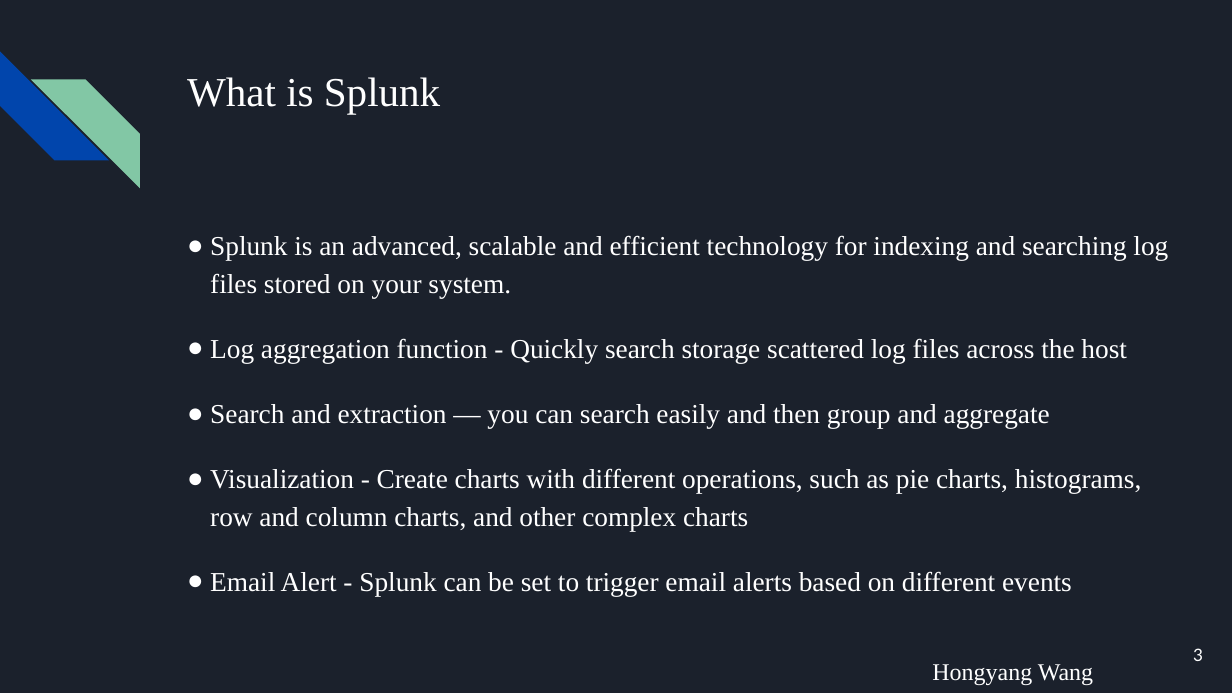
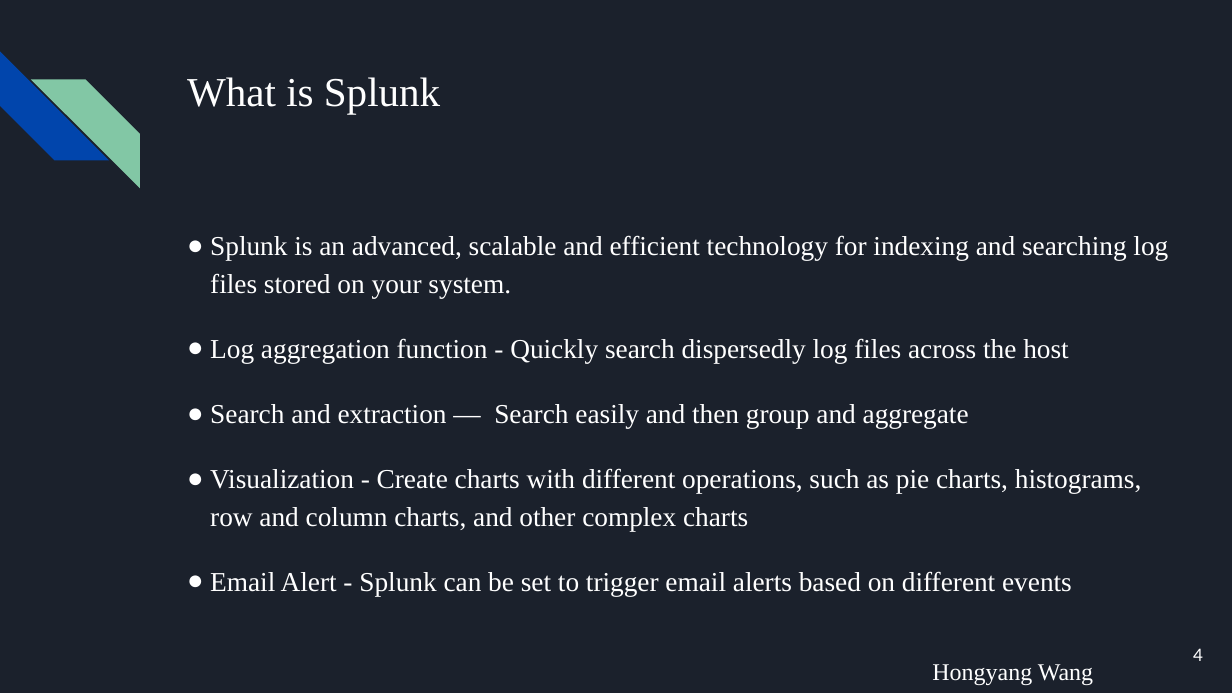
Before and after one commit to VSMDURGAPRASAD/splunk-project, a slide deck: slide 4 of docs/Splunk.pptx (slide 3 before the commit). Drawn at 1232x693 pixels with LibreOffice and Linux fonts; fonts in the diff are those of the drawing. Boxes give left, top, right and bottom in pixels: in the first picture for what was removed or moved away, otherwise in the second. Text is boxed around its words. In the diff, an @@ line names an element or a change of style, - is before the commit and + after.

Commit message:
Final changes

```diff
--- a/docs/Splunk.pptx
+++ b/docs/Splunk.pptx
@@ text at <box>210,338,1068,428</box>: text changed @@
-● Log aggregation function - Quickly search storage scattered log files across the host
-● Search and extraction — you can search easily and then group and aggregate
+● Log aggregation function - Quickly search dispersedly log files across the host
+● Search and extraction — Search easily and then group and aggregate
@@ page number at <box>1193,648,1203,661</box>: text changed @@
-3
+4
```
Also in this commit, not shown: 2 other slides changed, 1 slide added.
